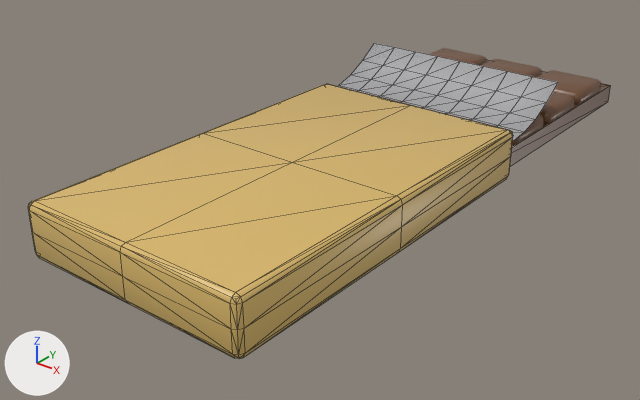
The glTF model www/models/food_choc.glb as it was, and as the next commit left it.
The view is the same before and after, from a 50 mm camera at (0.156, -0.177, 0.121) aimed at (-0.009, 0.03, -0.007). The lights are fixed; the arrows at lower left show +X, +Y and +Z. The older version comes first. Mesh edges are drawn as thin lines on the coarser meshes.

Before the edit, the objects in view are built like this:
```python
me_piece_lod0_007 = bpy.data.meshes.new('Piece_LOD0.007')
me_piece_lod0_007.from_pydata(...)  # 98 vertices, 192 faces; spans x 0.0135..0.0365, y 0.1005..0.1235, z 0.008..0.014
me_piece_lod0_007.materials.append(mat_chocolate)  # brown #6f4b30
me_slab_lod0 = bpy.data.meshes.new('Slab_LOD0')
me_slab_lod0.from_pydata(...)  # a box spanning x -0.036..0.036, y 0.045..0.157, z 0.002..0.009
me_slab_lod0.materials.append(mat_chocolate)  # brown #6f4b30
me_sleeve_lod0 = bpy.data.meshes.new('Sleeve_LOD0')
me_sleeve_lod0.from_pydata(...)  # 98 vertices, 192 faces; spans x -0.039..0.039, y -0.06..0.07, z 0.0..0.0175
me_sleeve_lod0.materials.append(mat_sleeve_gold)  # orange #dab86c
ob_piece_lod0_007 = bpy.data.objects.new('Piece_LOD0.007', me_piece_lod0_007)
ob_piece_lod0_007.location = (0.0, 0.0, 0.0)
ob_slab_lod0 = bpy.data.objects.new('Slab_LOD0', me_slab_lod0)
ob_slab_lod0.location = (0.0, 0.0, 0.0)
ob_sleeve_lod0 = bpy.data.objects.new('Sleeve_LOD0', me_sleeve_lod0)
ob_sleeve_lod0.location = (0.0, 0.0, 0.0)
# also in view: 'Piece_LOD0.008' at (0.025, 0.137, 0.011); 'Foil_LOD0' at (0.0, 0.085, 0.02); 'Piece_LOD0.005' at (0.0, 0.137, 0.011)
```
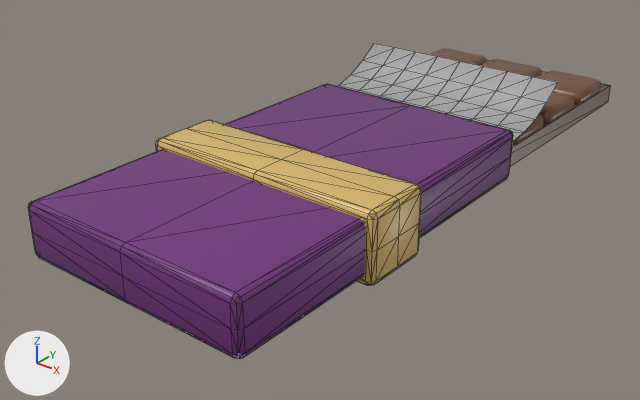
What differs and where, as boxes [x1, y1, x2, y2] in the pictures (640 x 400 px):
'Sleeve_LOD0', recoloured (orange to dark purple): [28, 84, 513, 358] in both
'Band_LOD0', added (orange): after [156, 120, 422, 285]

What changed in the scene script:
```text
Add mat_sleeve_purple:
    mat_sleeve_purple = principled_material('sleeve_purple')
    mat_sleeve_purple.base_color = (0.16, 0.03, 0.2)  # dark purple #6f307c
    mat_sleeve_purple.roughness = 0.45
Change me_sleeve_lod0:
    where me_sleeve_lod0.from_pydata(...)  # 98 vertices, 192 faces; spans x -0.039..0.039, y -0.06..0.07, z 0.0..0.0175
    remove me_sleeve_lod0.materials.append(mat_sleeve_gold)  # orange #dab86c
    add me_sleeve_lod0.materials.append(mat_sleeve_purple)  # dark purple #6f307c
Add me_band_lod0:
    me_band_lod0.from_pydata(...)  # 98 vertices, 192 faces; spans x -0.0415..0.0415, y -0.012..0.012, z -0.0025..0.02
    me_band_lod0.materials.append(mat_sleeve_gold)  # orange #dab86c
Add ob_band_lod0:
    ob_band_lod0 = bpy.data.objects.new('Band_LOD0', me_band_lod0)
    ob_band_lod0.location = (0.0, 0.0, 0.0)
```
